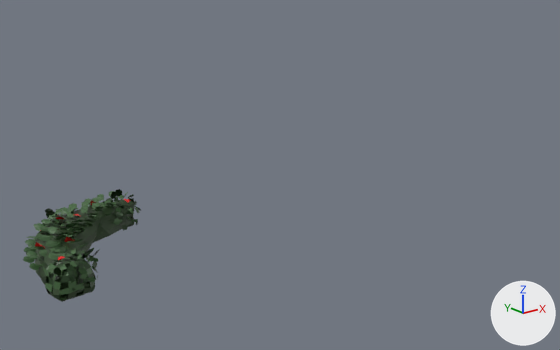
One commit to the Blender file godot-project/assets/Environment/Props.blend: the scene before it, then after it.
The view is the same before and after, from a 50 mm camera at (-24.2, -39.6, 20.4) aimed at (11.4, 5.0, 2.6). The lights are fixed; the arrows at lower right show +X, +Y and +Z. Objects named as collision shapes, trigger or cutter boxes, shadow casters or lower levels of detail are left out.
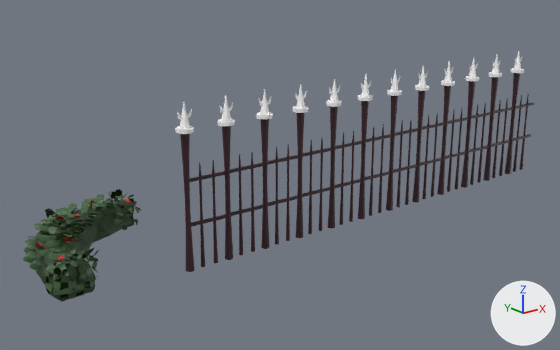
Commit message: add fence

Boxes [x1, y1, x2, y2] around the edits, measured in the pictures (560 x 350 px):
'Fence', added
    after: [175, 51, 534, 272]

What changed in the scene script:
```text
Add me_cube_002:
    me_cube_002.from_pydata(...)  # 274 vertices, 244 faces; spans x -0.54..2.99, y -0.54..0.54, z -0.36..10.68
    me_cube_002.materials.append(mat_hedge)
Add ob_fence:
    ob_fence = bpy.data.objects.new('Fence', me_cube_002)
    ob_fence.location = (0.0, 0.0, 0.0)
    _m = ob_fence.modifiers.new('Array', 'ARRAY')
    _m.count = 12
    _m.use_constant_offset = True
    _m.constant_offset_displace = (3.07, 0.0, 0.0)
    _m.use_relative_offset = False
    _m.relative_offset_displace = (1.1, 0.0, 0.0)
```
